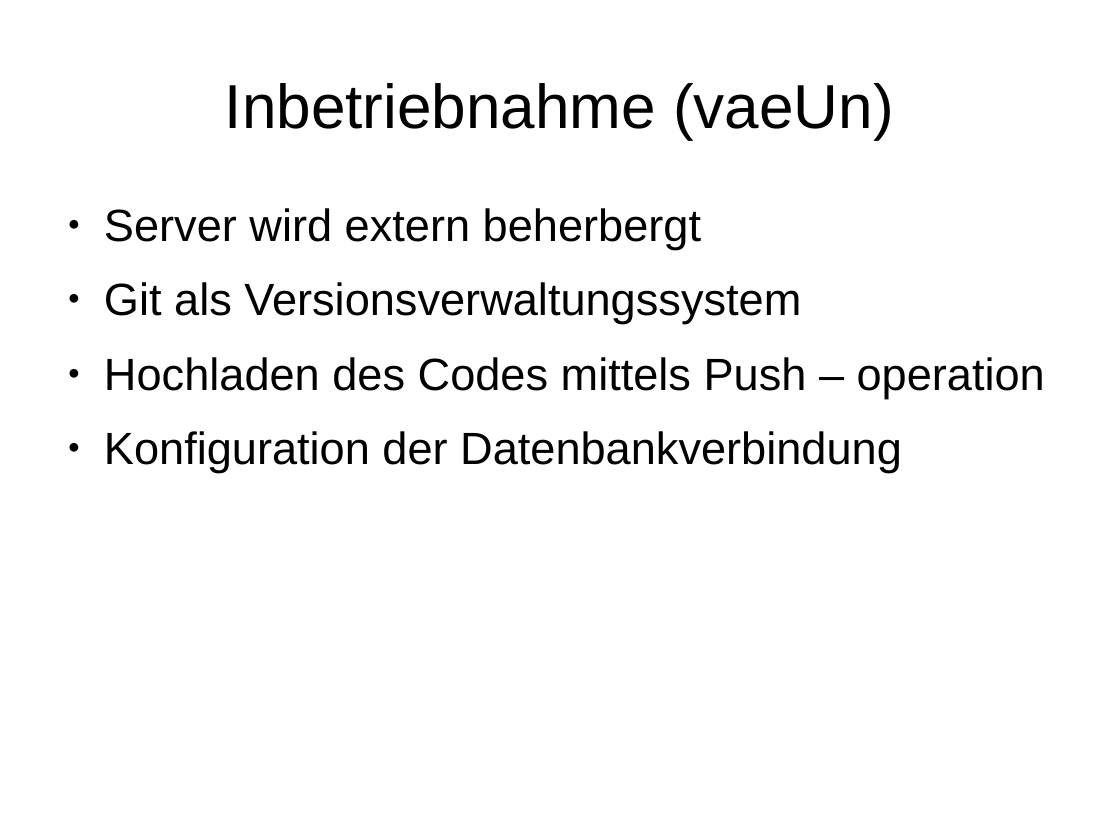
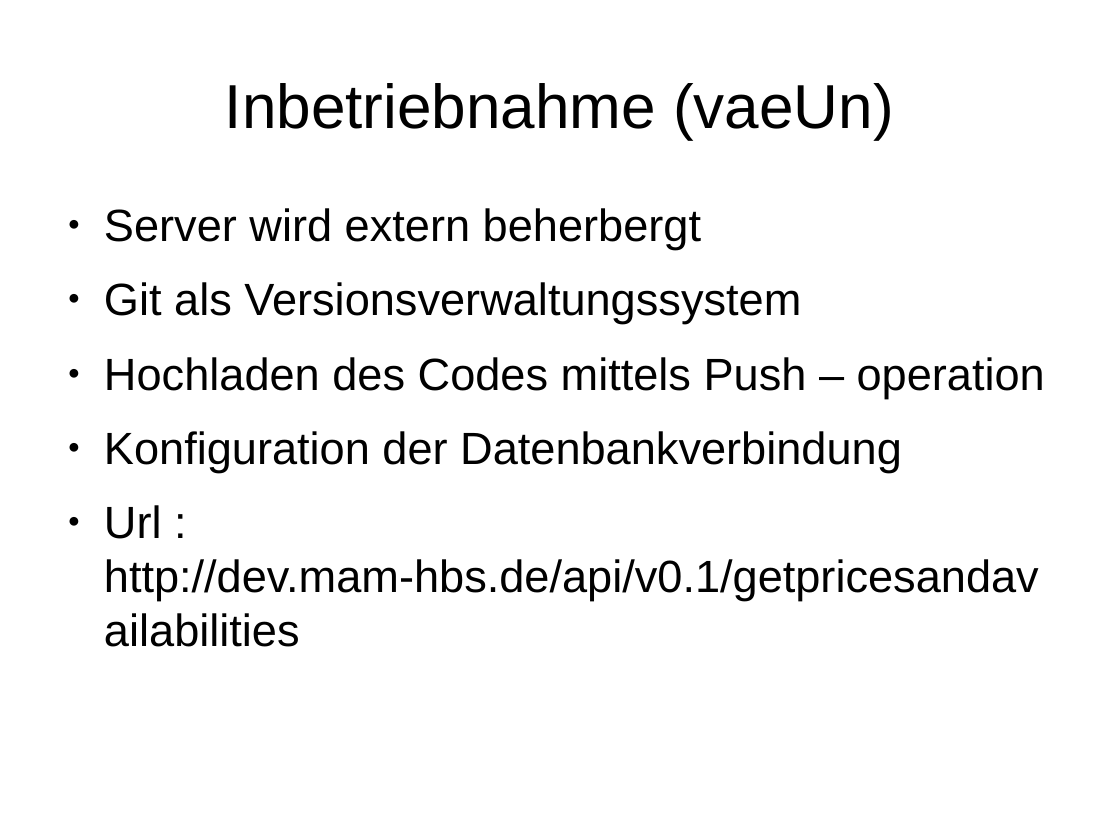
Before and after one commit to janhelmle/weiterbildung_fachinformatiker_ihk_projektantrag, a slide deck: slide 13 of praesentation/presentation_v1.odp (slide 14 before the commit). Drawn at 1120x840 pixels with LibreOffice and Linux fonts; fonts in the diff are those of the drawing. Boxes give left, top, right and bottom in pixels: in the first picture for what was removed or moved away, otherwise in the second. Text is boxed around its words. In the diff, an @@ line names an element or a change of style, - is before the commit and + after.

Commit message:
Progress

```diff
--- a/praesentation/presentation_v1.odp
+++ b/praesentation/presentation_v1.odp
@@ text at (104,505,1039,601): paragraph added @@
+● Url : http://dev.mam-hbs.de/api/v0.1/getpricesandavailabilities
```
Also in this commit, not shown: 1 slide removed.
